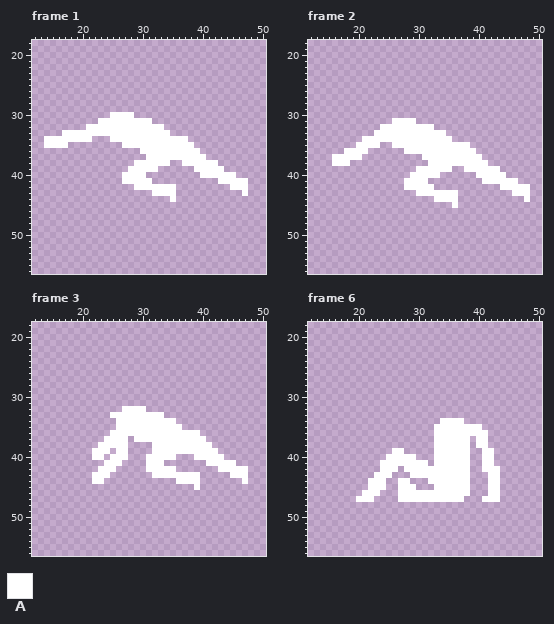
Pixel-art file -- Assets/Art/Characters/Player/Roll/Player_Roll_Left.aseprite. The first picture shows the starting point.
64x64 pixels, 8 frames. Shown: frame 1: x 12..50, y 18..56; frame 2: x 12..50, y 18..56; frame 3: x 12..50, y 18..56; frame 6: x 12..50, y 18..56. The commit also changed other frames, which this record leaves out.
Visible layers, top first: "Skin/Chest", "Skin/Left Arm", "Skin/Right Arm", "Skin/Left Leg", "Skin/Right Leg".
Palette (. is transparent): A #ffffff
Pixels before, frame 1, first column x 14:
30 ...........AAAA...................
31 .........AAAAAAAAA................
32 .......AAAAAAAAAAAAA..............
33 ...AAAAAAAAAAAAAAAAAA.............
34 AAAAAAAA...AAAAAAAAAAAAA..........
35 AAAA.........AAAAAAAAAAAA.........
36 ................AAAAAAAAAA........
37 .................AAAAAAAAAA.......
38 ...............AAAAAA..AAAAAA.....
39 ..............AAAAA......AAAAA....
40 .............AAAA.........AAAAAA..
41 .............AAAAA...........AAAAA
42 ...............AAAAAAA.........AAA
43 ..................AAAA...........A
44 .....................A............
Pixels before, frame 2, first column x 16:
31 ..........AAAA...................
32 ........AAAAAAAAA................
33 .......AAAAAAAAAAAA..............
34 .....AAAAAAAAAAAAAAA.............
35 ....AAAA..AAAAAAAAAAAAA..........
36 ..AAAA......AAAAAAAAAAAA.........
37 AAAAA..........AAAAAAAAAA........
38 AAA.............AAAAAAAAAA.......
39 ..............AAAAAA..AAAAAA.....
40 .............AAAAA......AAAAA....
41 ............AAAA.........AAAAAA..
42 ............AAAAA...........AAAAA
43 ..............AAAAAAA.........AAA
44 .................AAAA...........A
45 ....................A............
Pixels before, frame 3, first column x 22:
32 .....AAAA.................
33 ...AAAAAAAAA..............
34 ....AAAAAAAAAA............
35 ....AAAAAAAAAAA...........
36 ...AAAAAAAAAAAAAAA........
37 ..AAAA.AAAAAAAAAAAA.......
38 .AAAAA....AAAAAAAAAA......
39 AAA.AA....AAAAAAAAAAA.....
40 AA.AAA...AAAAA...AAAAA....
41 ..AAA....AAA.......AAAAA..
42 .AAA.....AAAAA.......AAAAA
43 AAA.......AAAAAAAA.....AAA
44 AA............AAAA.......A
45 .................A........
Pixels before, frame 6, first column x 20:
34 ..............AAAA......
35 .............AAAAAAAA...
36 .............AAAAAAAAA..
37 .............AAAAAA.AA..
38 .............AAAAAA.AA..
39 ......AA.....AAAAAA..AA.
40 .....AAAAA...AAAAAA..AA.
41 ....AAAAAAAA.AAAAAA..AA.
42 ....AAA.AAAAAAAAAAA..AAA
43 ...AAA...AAAAAAAAAA...AA
44 ..AAA..AA...AAAAAAA...AA
45 ..AAA..AAA...AAAAAA...AA
46 .AAA...AAAAAAAAAAAA...AA
47 AAA....AAAAAAAAAAA...AAA
New version:
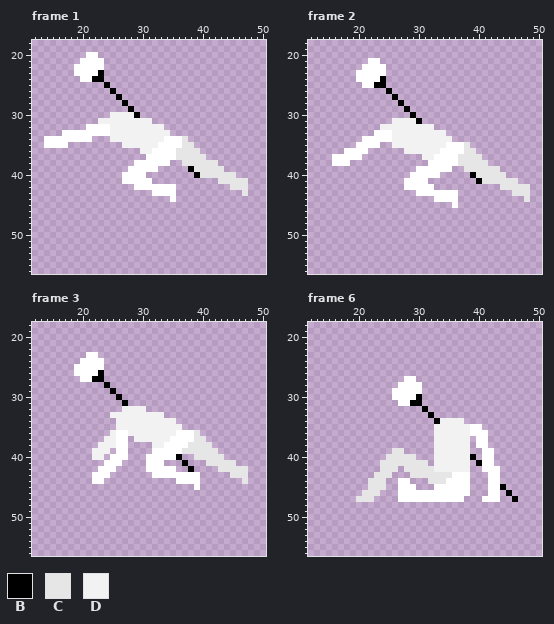
Colours new in this view: B #000000  C #e6e6e6  D #f2f2f2
The commit says: Body Roll Anims
Change:
layer "Weapons/Staff" now shown
Changed rows in their new state; - is an unchanged pixel.
Frame 1, layers "Skin/Chest", "Skin/Right Leg", "Weapons/Staff":
first column x 19:
20 --AA-------------------------
21 -AAAA------------------------
22 AAAAA------------------------
23 AAAAB------------------------
24 -AABB------------------------
25 -----B-----------------------
26 ------B----------------------
27 -------B---------------------
28 --------B--------------------
29 ---------B-------------------
30 ------DDDDB------------------
31 ----DDDDDDDDD----------------
32 ------DDDDDDDDD--------------
33 ------DDDDDDDDDD-------------
34 ------DDDDDDDDD---C----------
35 --------DDDDDD----CC---------
36 -----------DD----CCCC--------
37 -----------------CCCCC-------
38 ------------------CCCCCC-----
39 -------------------BCCCCC----
40 --------------------BCCCCCC--
41 ------------------------CCCCC
42 --------------------------CCC
43 ----------------------------C
Frame 2, layers "Skin/Chest", "Skin/Right Leg", "Weapons/Staff":
first column x 20:
21 --AA-------------------------
22 -AAAA------------------------
23 AAAAA------------------------
24 AAAAB------------------------
25 -AABB------------------------
26 -----B-----------------------
27 ------B----------------------
28 -------B---------------------
29 --------B--------------------
30 ---------B-------------------
31 ------DDDDB------------------
32 ----DDDDDDDDD----------------
33 ------DDDDDDDDD--------------
34 ------DDDDDDDDDD-------------
35 ------DDDDDDDDD---C----------
36 --------DDDDDD----CC---------
37 -----------DD----CCCC--------
38 -----------------CCCCC-------
39 ------------------CCCCCC-----
40 -------------------BCCCCC----
41 --------------------BCCCCCC--
42 ------------------------CCCCC
43 --------------------------CCC
44 ----------------------------C
Frame 3:
first column x 19:
23 --AA-------------------------
24 -AAAA------------------------
25 AAAAA------------------------
26 AAAAB------------------------
27 -AABB------------------------
28 -----B-----------------------
29 ------B----------------------
30 -------B---------------------
31 --------B--------------------
32 --------DDDD-----------------
33 ------DDDDDDDDD--------------
34 -------DDDDDDDDDD------------
35 -------DDDDDDDDDDD-----------
36 ------D--DDDDDDDD---C--------
37 -----DD---DDDDDD----CC-------
38 ----DDD------DD----CCCC------
39 ---DDD------------CCCCCC-----
40 ---DD------------B--CCCCC----
41 ------------------B---CCCCC--
42 -------------------B----CCCCC
43 --------------------------CCC
44 ----------------------------C
Frame 6, layers "Skin/Chest", "Skin/Right Leg", "Weapons/Staff":
first column x 20:
27 --------AA-----------------
28 -------AAAA----------------
29 ------AAAAA----------------
30 ------AAAAB----------------
31 -------AABB----------------
32 -----------B---------------
33 ------------B--------------
34 -------------BDDDD---------
35 -------------DDDDDD--------
36 -------------DDDDDD--------
37 -------------DDDDDD--------
38 -------------DDDDDD--------
39 ------CC-----DDDDDD--------
40 -----CCCCC---DDDDDDB-------
41 ----CCCCCCCC-DDDDDD-B------
42 ----CCC-CCCCCDDDDDD--------
43 ---CCC---CCCCCCC-----------
44 --CCC-------CCC------------
45 --CCC-------------------B--
46 -CCC---------------------B-
47 CCC-----------------------B
Where, in picture pixels (left, top, right, bottom), the same in both pictures:
changed: (74, 52, 248, 196)
changed: (356, 58, 530, 202)
changed: (74, 352, 248, 484)
changed: (356, 376, 482, 502)
added: (500, 484, 518, 502)
